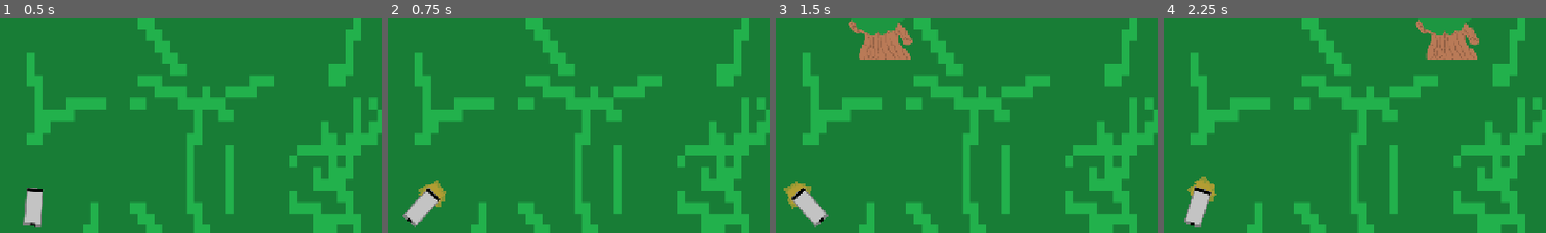
Above: before the commit, frames 1-4 (left to right).
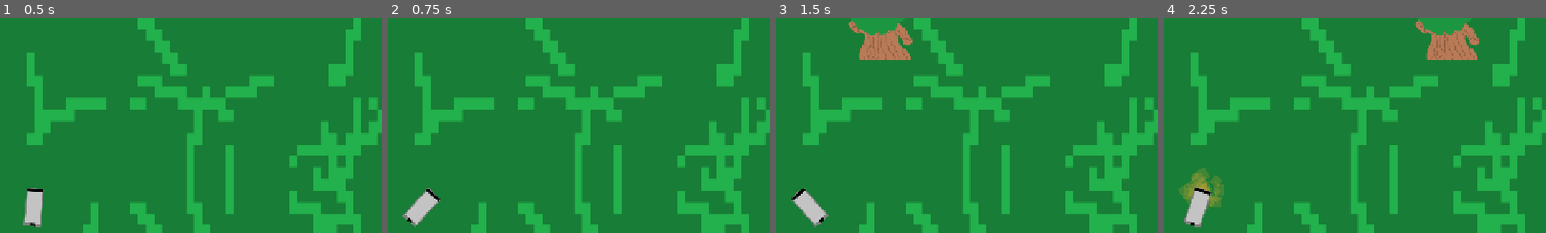
Above: after the commit, the same moments.

Repository: KeaganErasmus/Clod-Godo-Wild-Jam-99
Game: Godot game, scene res://Scenes/Chopping/chopping.tscn
The game is run twice, just before and just after one commit, with the same random seed, the same clock (stepped at 60 frames per second) and the same inputs. This scene is started directly instead of the project's main scene.
Inputs (mouse positions are % of the whole screen's width and height, from its top left):
- Up to frame 1 (0.5 s): no input
- Up to frame 2 (0.75 s): tap Enter at 0.5 s; move the mouse to (72, 45) at 0.52 s; hold D (move_right) from 0.53 s (still down); hold Space (magnetize) from 0.53 s (still down); click (72, 45) at 0.67 s
- Up to frame 3 (1.5 s): move the mouse to (30, 55) at 1.27 s; release D (move_right) at 1.28 s; release Space (magnetize) at 1.28 s; hold S (move_down) from 1.28 s (still down); tap Space (magnetize) at 1.35 s; click (30, 55) at 1.42 s
- Up to frame 4 (2.25 s): move the mouse to (60, 28) at 2.02 s; release S (move_down) at 2.03 s; hold D (move_right) from 2.03 s (still down); hold Space (magnetize) from 2.03 s (still down); tap 1 (num_1) at 2.1 s; click (60, 28) at 2.17 s
The pictures show only the part of the screen within x 44-94%, y 48-98%; the shares and areas given below are measured in that part.

Frame 1 is identical in both runs. In frame 2, 0.3% of the frame differs, in the area x 8-16%, y 75-88%; in frame 3, 0.3%; in frame 4, 1.0%, in the area x 3-16%, y 69-89%.
Error in both runs: Invalid call. Nonexistent function '_play_intro_music' in base 'Nil'. (res://global.gd:58)

Commit message:
feat(): implement fire_rate for chopping scene

Diff:
--- a/Scenes/Chopping/chopping.gd
+++ b/Scenes/Chopping/chopping.gd
@@ -19,21 +19,33 @@
 
 var trees_chopped: int = 0
 
+@export var fire_rate : float = 1
+var last_shot: float
+var can_shoot: bool = true
+
 # Called when the node enters the scene tree for the first time.
 func _ready() -> void:
 	Global.tree_killed.connect(increase_tree_counter)
 	Global._start_global_timer()
 
-func _process(_delta: float) -> void:
+func _process(delta: float) -> void:
 	if trees_chopped >= Global.tree_quota:
 		win_game()
 
-func _input(event):
-	if event is InputEventMouseButton:
-		if event.button_index == MOUSE_BUTTON_LEFT and event.pressed:
+	fire_rate -= delta
+	if fire_rate <= 0:
+		if Input.is_action_pressed("magnetize"):
+			fire_rate = 1
 			var muzzle_pos : Vector2 = gun.get_muzzle_pos()
 			var dir: Vector2 =   get_viewport().get_mouse_position() - muzzle_pos
 			shoot(dir.normalized())
+
+#func _input(event):
+	#if event is InputEventMouseButton:
+		#if event.button_index == MOUSE_BUTTON_LEFT and event.pressed and can_shoot:
+			#var muzzle_pos : Vector2 = gun.get_muzzle_pos()
+			#var dir: Vector2 =   get_viewport().get_mouse_position() - muzzle_pos
+			#shoot(dir.normalized())
 
 func shoot(target: Vector2) -> void:
 	var bullet: Bullet = bullet_scene.instantiate()
